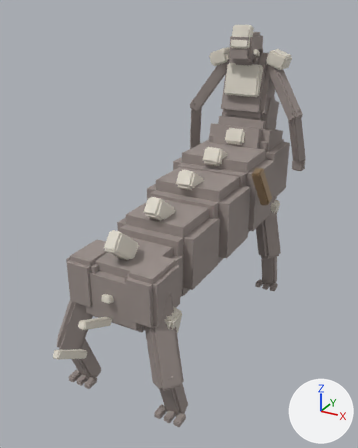
What one commit did to the glTF model assets/characters/creatures/SK_CentaurHunter.glb.
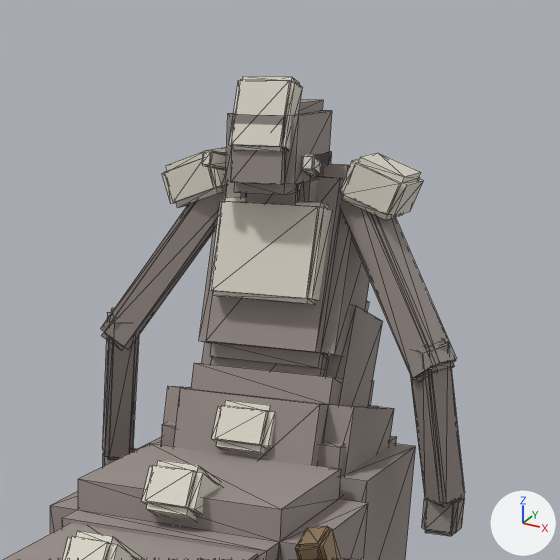
There are two pictures of each version: one whole from a camera (50 mm lens) standing at (2.32, -4.66, 3.61) and looking at (-0.01, -0.44, 1.5), one close up on the part from 44% to 94% of the width and 0% to 40% of the height. The lights are fixed; the arrows at lower right show +X, +Y and +Z. The first two pictures are the older version. The close-ups show mesh edges as thin lines. Vertices at exactly the same position are counted once.

In view in the first close-up: 'HunterBronze', 'HunterCarapace', 'HunterFlesh'.
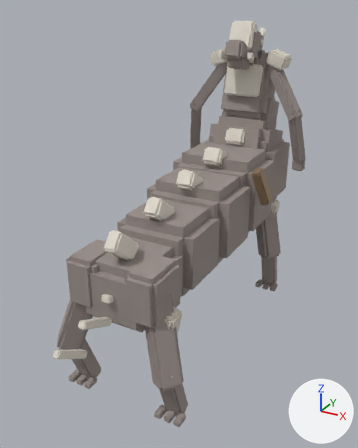
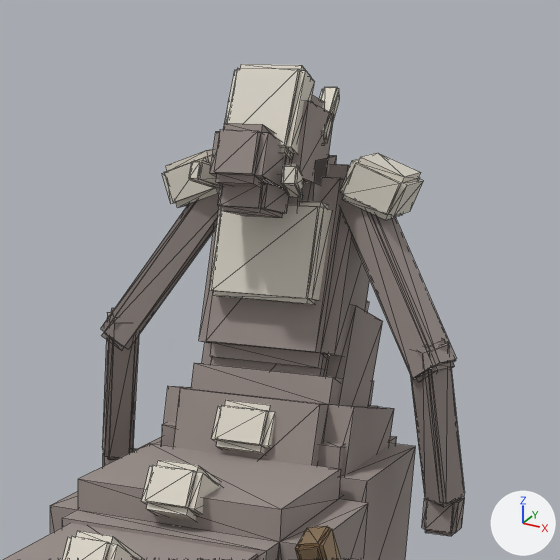
Edits to the bpy script that builds the scene:
```text
Change me_huntercarapace:
    used by ob_huntercarapace; location = (0.0, 0.0, 0.0)
    remove me_huntercarapace.from_pydata(...)  # 576 vertices, 1080 faces; spans x -0.57..0.57, y -2.43..1.46, z 0.91..3.41
    add me_huntercarapace.from_pydata(...)  # 640 vertices, 1200 faces; spans x -0.57..0.57, y -2.43..1.49, z 0.91..3.45
    me_huntercarapace part 1: the loose piece of 32 vertices spanning x -0.22..-0.13, y 0.98..1.21, z 3.06..3.15 is copied, and the copy is multiplied about its middle by the matrix ((1.258, 0.065, 0.024), (-0.067, 1.255, 0.084), (-0.02, -0.086, 1.257)), then moved by (0.03, -0.11, -0.05); it spans x -0.21..-0.08, y 0.84..1.13, z 2.99..3.13
    me_huntercarapace part 2: the loose piece of 32 vertices spanning x 0.13..0.22, y 0.98..1.21, z 3.06..3.15 is copied, and the copy is multiplied about its middle by the matrix ((1.258, -0.065, -0.024), (0.067, 1.255, 0.084), (0.02, -0.086, 1.257)), then moved by (-0.03, -0.11, -0.05); it spans x 0.08..0.21, y 0.84..1.13, z 2.99..3.13
    me_huntercarapace part 3
    16 faces are deleted
    3 vertices in x -0.18..-0.17, y 1.21, z 3.11 move by (0.04, 0.25, 0.25)
    3 vertices in x -0.19..-0.18, y 0.98..0.99, z 3.11 move by (0.07, 0.27, 0.06)
    3 vertices in x 0.18..0.19, y 0.98..0.99, z 3.11 move by (-0.07, 0.27, 0.06)
    3 vertices in x 0.17..0.18, y 1.21, z 3.11 move by (-0.04, 0.25, 0.25)
    84 vertices move from x -0.22..0.22, y 0.97..1.21, z 3.06..3.41 to x -0.17..0.17, y 0.96..1.49, z 3.12..3.45
    16 new faces join them
Change me_hunterflesh:
    used by ob_hunterflesh; location = (0.0, 0.0, 0.0)
    remove me_hunterflesh.from_pydata(...)  # 1280 vertices, 2400 faces; spans x -0.81..0.81, y -1.81..1.78, z 0.0..3.32
    add me_hunterflesh.from_pydata(...)  # 1344 vertices, 2520 faces; spans x -0.81..0.81, y -1.81..1.78, z 0.0..3.38
    me_hunterflesh part 4: the loose piece of 32 vertices spanning x -0.14..0.14, y 1.0..1.42, z 3.01..3.32 is copied, and the copy is multiplied about its middle by the matrix ((0.733, 0.0, 0.0), (0.0, 0.711, 0.173), (0.0, -0.204, 0.605)), then moved by (0.0, -0.26, -0.04); it spans x -0.1..0.1, y 0.78..1.12, z 2.99..3.26
    me_hunterflesh part 5: the loose piece of 32 vertices spanning x -0.14..0.14, y 1.0..1.42, z 3.01..3.32 is copied, and the copy is multiplied about its middle by the matrix ((0.722, 0.0, 0.0), (0.0, 0.625, 0.065), (0.0, -0.11, 0.366)), then moved by (0.0, -0.22, -0.17); it spans x -0.09..0.09, y 0.85..1.12, z 2.92..3.08
    me_hunterflesh part 6
    32 faces are deleted
    4 vertices in x -0.1, y 1.41..1.45, z 2.84..3.14 move by (-0.01, 0.01, -0.02)
    4 vertices in x 0.1, y 1.41..1.45, z 2.84..3.14 move by (0.01, 0.01, -0.02)
    56 vertices move from x -0.14..0.14, y 1.0..1.42, z 2.8..3.32 to x -0.16..0.16, y 0.98..1.42, z 2.77..3.38
    32 new faces join them
```

Pixel boxes (x1, y1, x2, y2) of what changed, in the close-ups (560 x 560 px; the box of a moved part takes in the faces that stretch with it):
'HunterFlesh', reshaped: before (3, 99, 465, 560); after (3, 95, 465, 560)
'HunterCarapace', reshaped: before (62, 76, 423, 560); after (62, 64, 423, 560)
part 1 of me_huntercarapace, added: after (189, 160, 220, 189)
part 2 of me_huntercarapace, added: after (282, 164, 303, 197)
part 3 of me_huntercarapace, moved or reshaped: before (202, 76, 322, 176); after (225, 64, 340, 159)
part 4 of me_hunterflesh, added: after (210, 123, 285, 190)
part 5 of me_hunterflesh, added: after (218, 180, 289, 218)
part 6 of me_hunterflesh, moved or reshaped: before (225, 99, 332, 205); after (228, 95, 337, 205)
